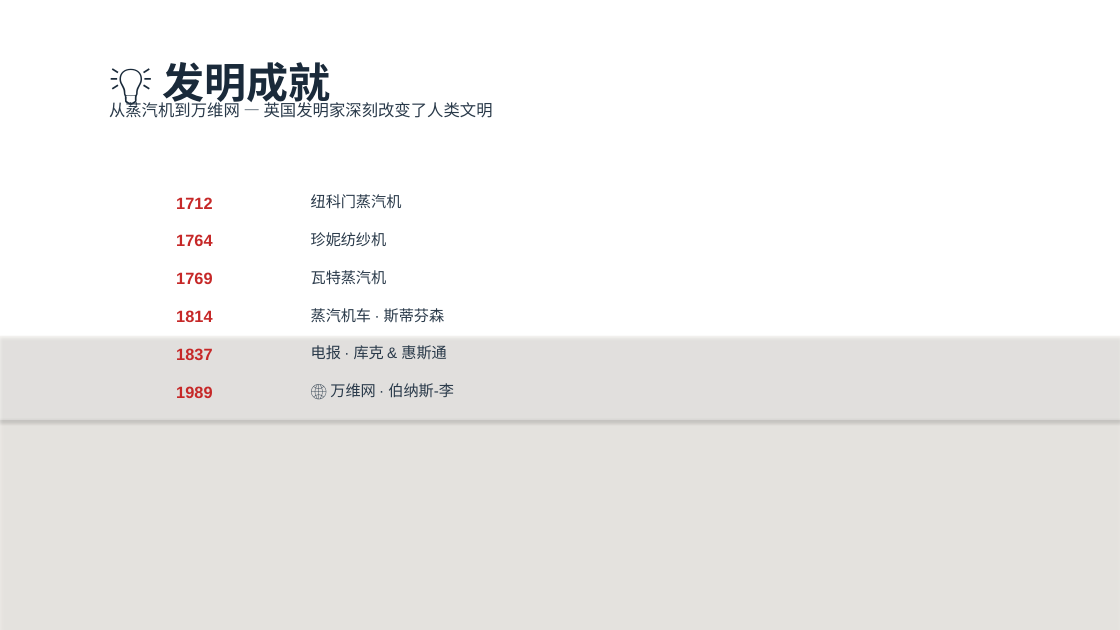
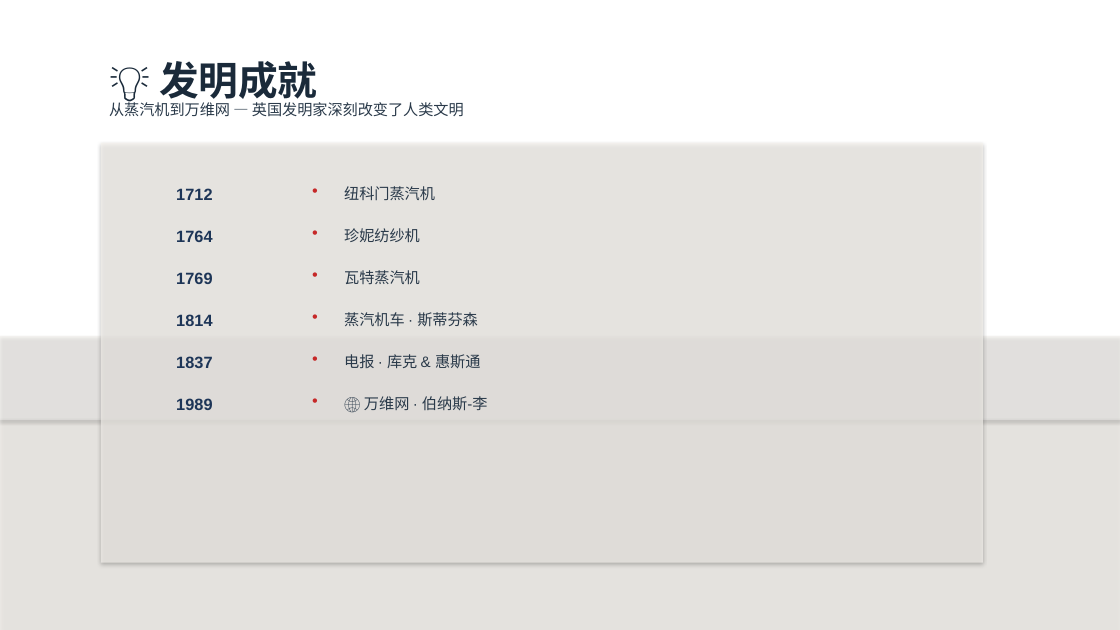
Before and after one commit to jasoneip01-pixel/uk-explorer, a slide deck: slide 7 of 走近英国.pptx. Drawn at 1120x630 pixels with LibreOffice and Linux fonts; fonts in the diff are those of the drawing; background and template pictures are left out. Boxes give left, top, right and bottom in pixels: in the first picture for what was removed or moved away, otherwise in the second. Text is boxed around its words. In the diff, an @@ line names an element or a change of style, - is before the commit and + after.

```diff
--- a/走近英国.pptx
+++ b/走近英国.pptx
@@ text "💡 发明成就" at [159, 61, 317, 105]: size 36 to 34 pt @@
@@ text "从蒸汽机到万维网 — 英国发明家深刻改变了人类文明" at [109, 100, 464, 117]: size 14 to 13 pt @@
@@ rectangle added at [101, 143, 983, 563], fill #F5F2ED at 70% opacity @@
@@ text "1712": place and size @@
-text "1712" at [176, 197, 212, 209]
+text "1712" at [176, 188, 212, 200]
@@ text added at [302, 172, 328, 197], 14 pt, text #C62828 @@
+•
@@ text "纽科门蒸汽机": place and size @@
-text "纽科门蒸汽机" at [311, 194, 402, 208]
+text "纽科门蒸汽机" at [344, 186, 435, 200]
@@ text added at [302, 214, 328, 239], 14 pt, text #C62828 @@
+•
@@ text "珍妮纺纱机": place and size @@
-text "珍妮纺纱机" at [311, 232, 387, 246]
+text "珍妮纺纱机" at [344, 228, 420, 242]
@@ text added at [302, 256, 328, 281], 14 pt, text #C62828 @@
+•
@@ text "瓦特蒸汽机": place and size @@
-text "瓦特蒸汽机" at [311, 270, 387, 285]
+text "瓦特蒸汽机" at [344, 270, 420, 284]
@@ text added at [302, 298, 328, 323], 14 pt, text #C62828 @@
+•
@@ text "蒸汽机车 · 斯蒂芬森": place and size @@
-text "蒸汽机车 · 斯蒂芬森" at [311, 308, 445, 323]
+text "蒸汽机车 · 斯蒂芬森" at [344, 312, 478, 327]
@@ text "1837": place and size @@
-text "1837" at [176, 348, 212, 360]
+text "1837" at [176, 356, 212, 368]
@@ text added at [302, 340, 328, 365], 14 pt, text #C62828 @@
+•
@@ text "电报 · 库克 & 惠斯通": place and size @@
-text "电报 · 库克 & 惠斯通" at [311, 345, 446, 359]
+text "电报 · 库克 & 惠斯通" at [344, 354, 480, 368]
@@ text colour #C62828 to #1D3557 in 6 elements at [176, 272, 212, 284], [176, 230, 212, 242], [176, 314, 212, 326], [176, 356, 212, 368], [176, 188, 212, 200], [176, 398, 212, 410] @@
@@ text "1989": place and size @@
-text "1989" at [176, 386, 212, 398]
+text "1989" at [176, 398, 212, 410]
@@ text added at [302, 382, 328, 408], 14 pt, text #C62828 @@
+•
@@ text "🌐 万维网 · 伯纳斯-李": place and size @@
-text "🌐 万维网 · 伯纳斯-李" at [330, 383, 454, 398]
+text "🌐 万维网 · 伯纳斯-李" at [364, 396, 488, 411]
```
Also in this commit, not shown: 10 other slides changed.
